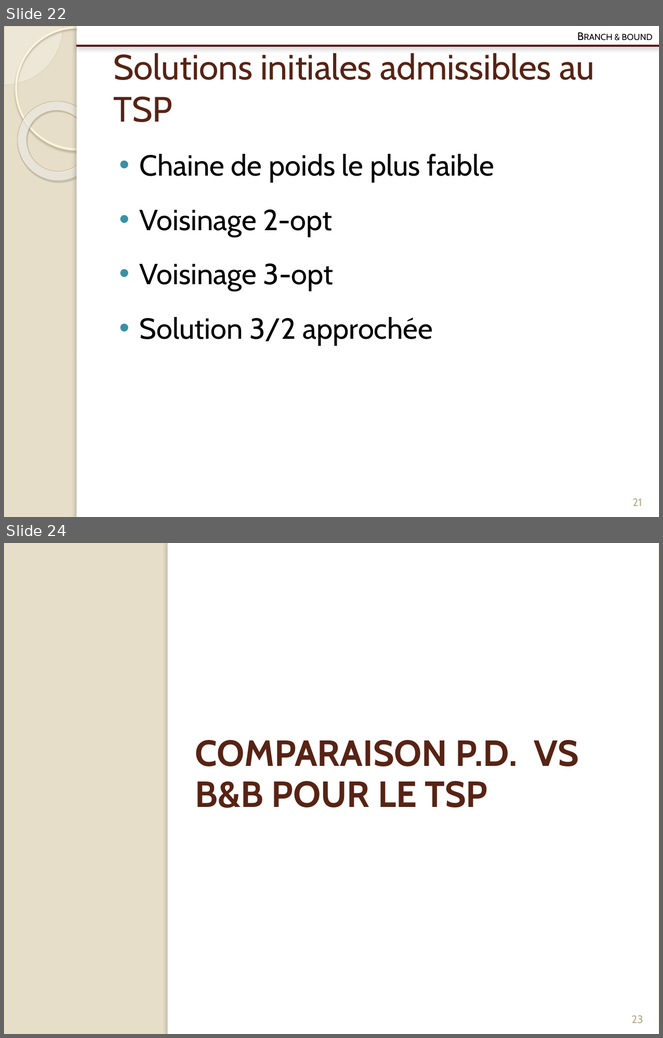
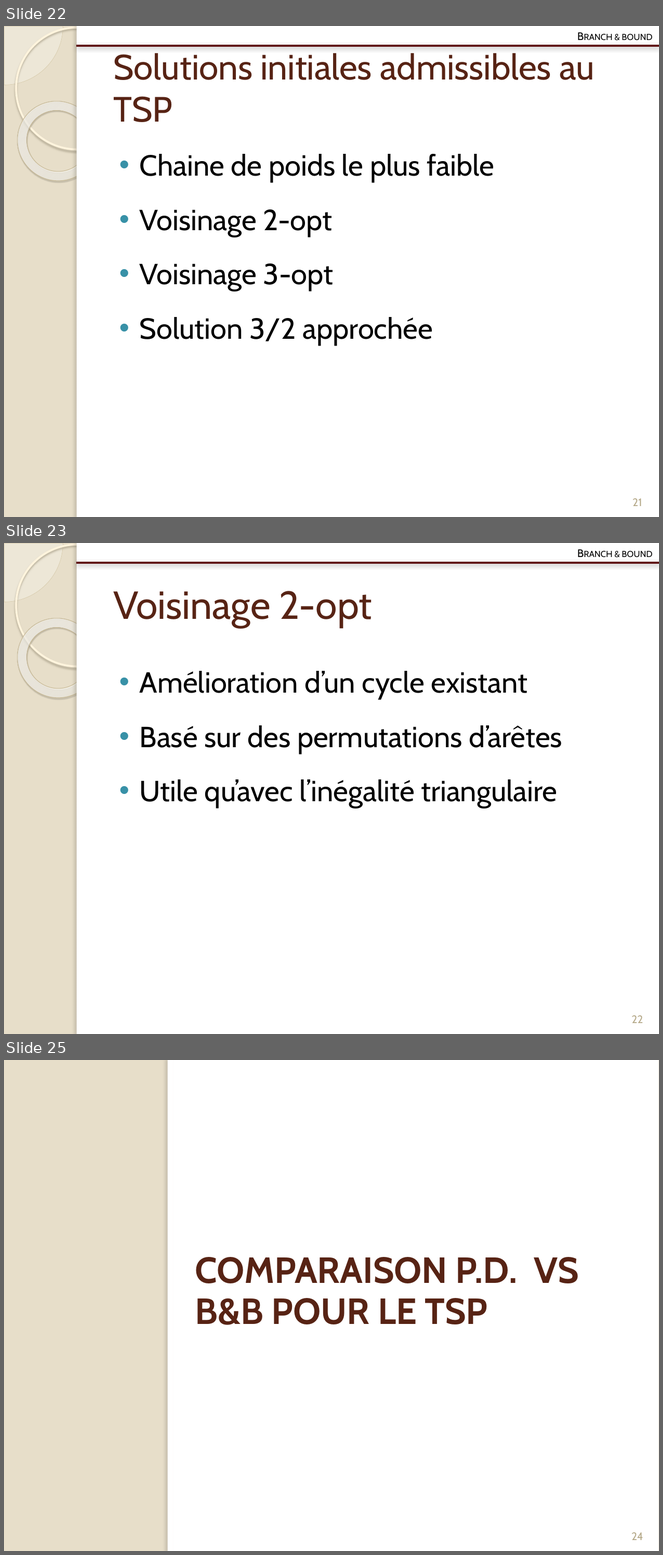
Before and after one commit to Origraena/moca, a slide deck: gmin213/tp/presentation/pres.pptx. Shown one above the other, each under a label of ours: slides 22 and 24 before the commit, slides 22, 23 and 25 after it; the slides between them are not shown. The pictures are 663x1038 and 663x1555 pixels, drawn with LibreOffice and Linux fonts; fonts in the diff are those of the drawing; background and template pictures are left out. Boxes give left, top, right and bottom in pixels: in the first picture for what was removed or moved away, otherwise in the second. Text is boxed around its words. In the diff, an @@ line names an element or a change of style, - is before the commit and + after.

```diff
--- a/gmin213/tp/presentation/pres.pptx
+++ b/gmin213/tp/presentation/pres.pptx
@@ slide 23 added at [4,543,659,1034], background #E7DEC9; not listed: 6 template elements that a slide beside it also shows @@
@@ text added at [622,551,652,558], 12 pt, text #000000, small capitals @@
+Branch & bound
@@ title added at [113,591,372,627], 43 pt, text #572314 @@
+Voisinage 2-opt
@@ text added at [140,671,562,808], 32 pt, text #000000 @@
+• Amélioration d’un cycle existant
+• Basé sur des permutations d’arêtes
+• Utile qu’avec l’inégalité triangulaire
@@ page number added at [632,1016,643,1023], 12 pt, text #B6A98A @@
+22
@@ what was slide 24 is now slide 25 @@
@@ page number at [632,1533,644,1540]: text changed @@
-23
+24
```
Also in this commit, not shown: 2 slides changed, 14 other files.
